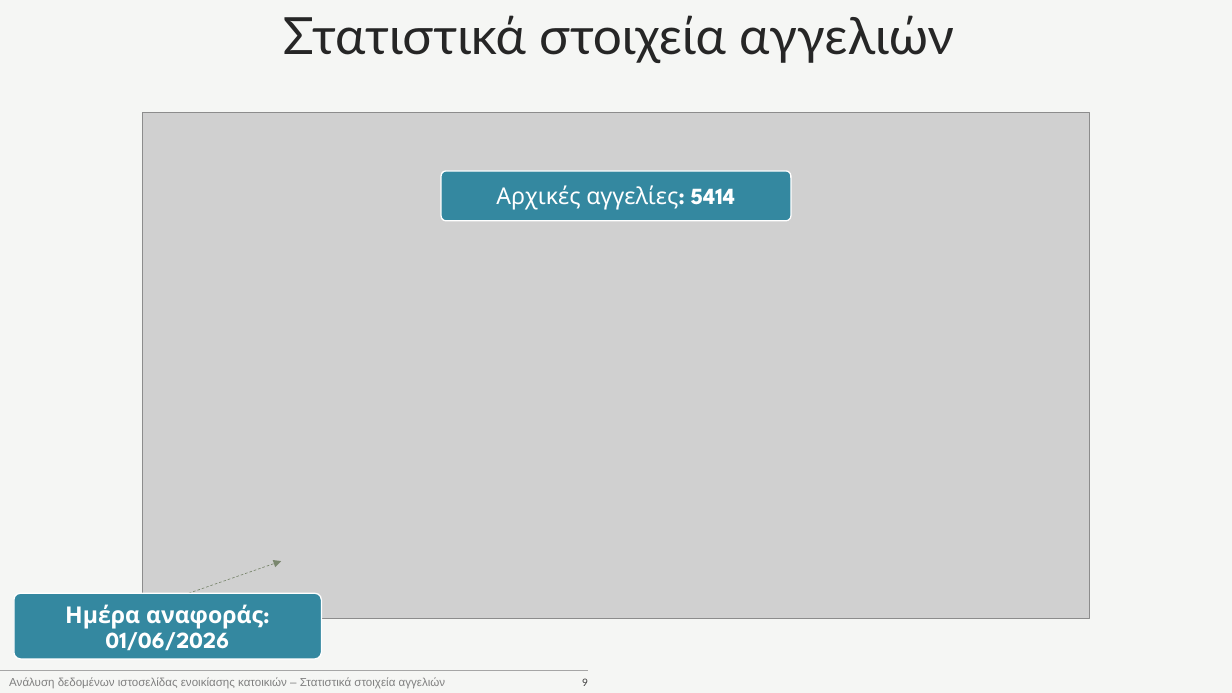
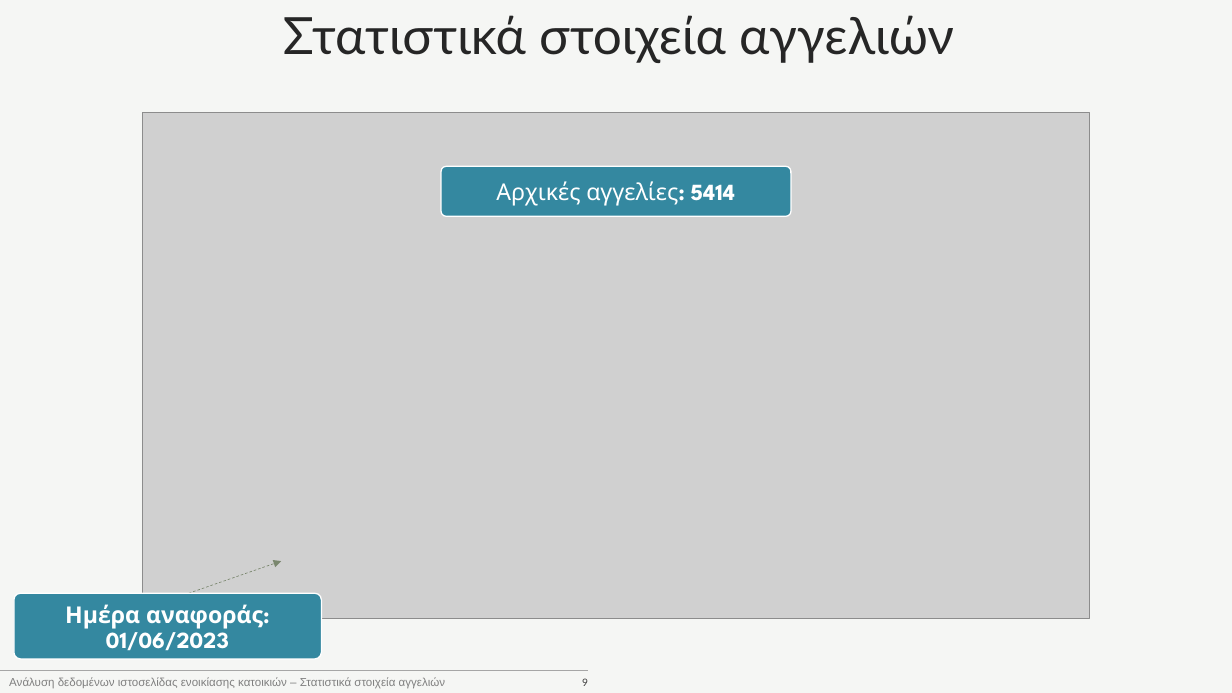
Before and after one commit to GerasimosPanagiotakopoulos/real-estate, a slide deck: slide 9 of presentation.pptx. Drawn at 1232x693 pixels with LibreOffice and Linux fonts; fonts in the diff are those of the drawing; grey boxes stand for pictures. Boxes give left, top, right and bottom in pixels: in the first picture for what was removed or moved away, otherwise in the second. Text is boxed around its words. In the diff, an @@ line names an element or a change of style, - is before the commit and + after.

```diff
--- a/presentation.pptx
+++ b/presentation.pptx
@@ rounded rectangle moved from (x1=441, y1=171, x2=791, y2=221) to (x1=441, y1=166, x2=791, y2=216) @@
@@ text "Αρχικές αγγελίες: 5414" moved from (x1=496, y1=185, x2=735, y2=210) to (x1=496, y1=181, x2=735, y2=206) @@
@@ text at (x1=65, y1=604, x2=263, y2=651): text changed @@
-Ημέρα αναφοράς: 01/06/2026
+Ημέρα αναφοράς: 01/06/2023
```
Also in this commit, not shown: 10 other slides changed, 11 slides added, 2 slides removed, 1 other file.
